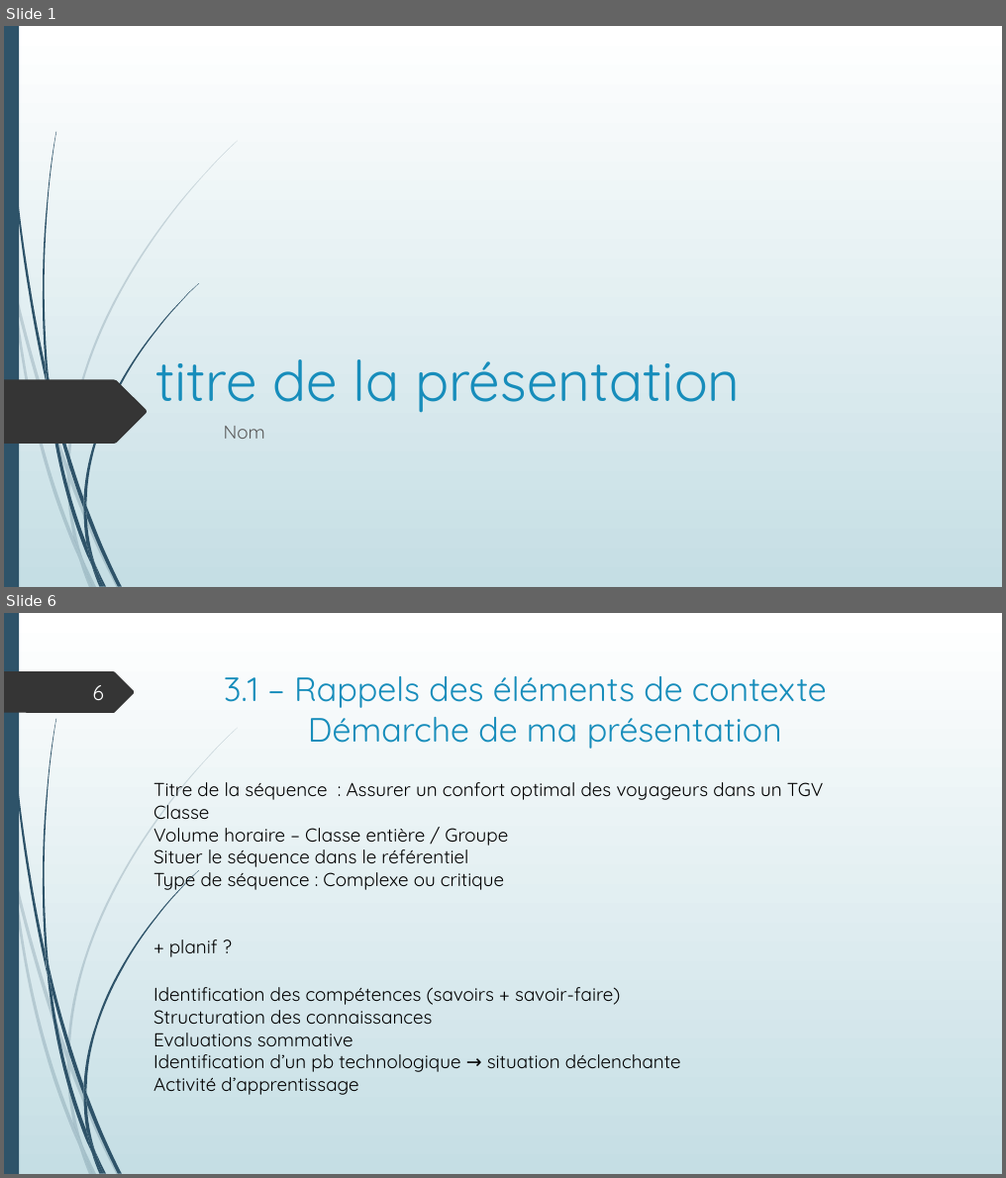
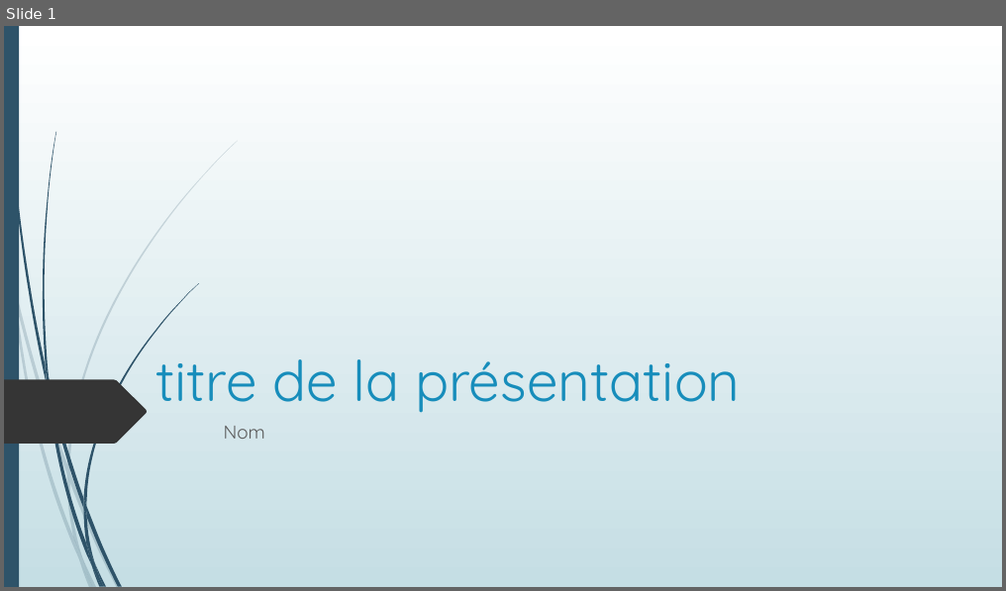
Before and after one commit to SdeuxiModeles/Modeles, a slide deck: N1.pptx. Shown one above the other, each under a label of ours: slides 1 and 6 before the commit, slide 1 after it; the slides between them are not shown. The pictures are 1006x1178 and 1006x591 pixels, drawn with LibreOffice and Linux fonts; fonts in the diff are those of the drawing. Boxes give left, top, right and bottom in pixels: in the first picture for what was removed or moved away, otherwise in the second. Text is boxed around its words. In the diff, an @@ line names an element or a change of style, - is before the commit and + after.

```diff
--- a/N1.pptx
+++ b/N1.pptx
@@ slide 6 removed at (4, 613, 1002, 1174), background gradient #FFFFFF to #C5DEE5; not listed: 23 template elements that a slide beside it also shows @@
@@ freeform shape removed at (4, 671, 135, 713) @@
@@ page number removed at (93, 685, 104, 700) @@
-6
@@ title removed at (224, 676, 827, 749) @@
-3.1 – Rappels des éléments de contexte
-Démarche de ma présentation
@@ text removed at (153, 782, 823, 958) @@
-Titre de la séquence : Assurer un confort optimal des voyageurs dans un TGV
-Classe
-Volume horaire – Classe entière / Groupe
-Situer le séquence dans le référentiel
-Type de séquence : Complexe ou critique
-+ planif ?
@@ text removed at (153, 987, 681, 1095) @@
-Identification des compétences (savoirs + savoir-faire)
-Structuration des connaissances
-Evaluations sommative
-Identification d’un pb technologique → situation déclenchante
-Activité d’apprentissage
```
Also in this commit, not shown: 1 slide changed, 7 slides added, 23 other slides removed.
